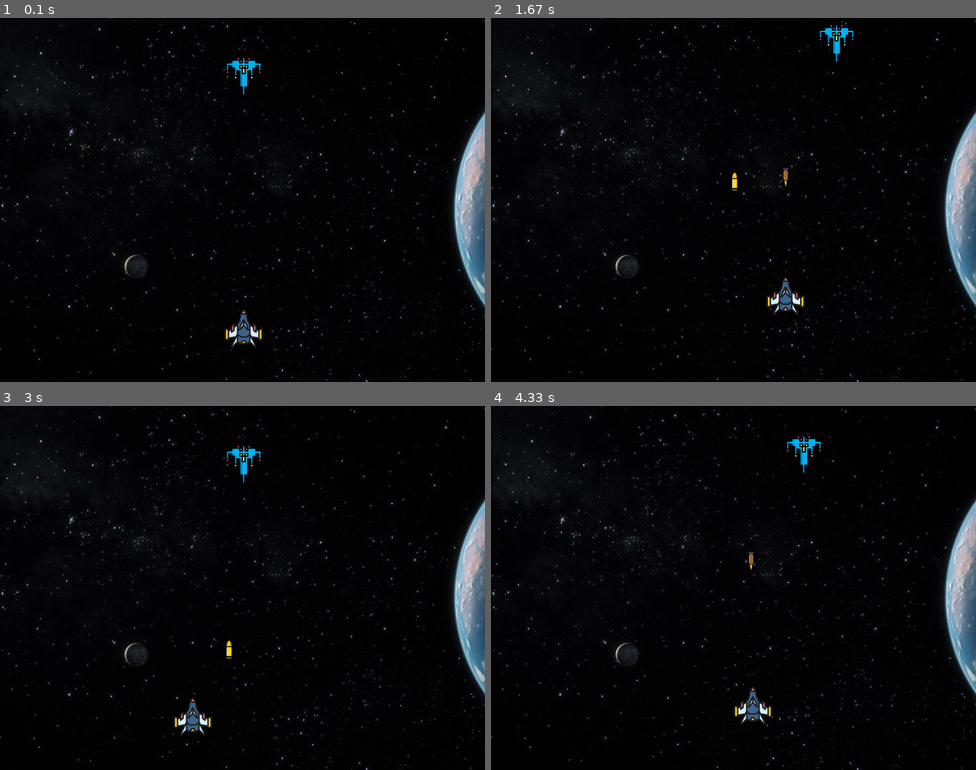
Above: before the commit, frames 1-4 (two rows, left to right).
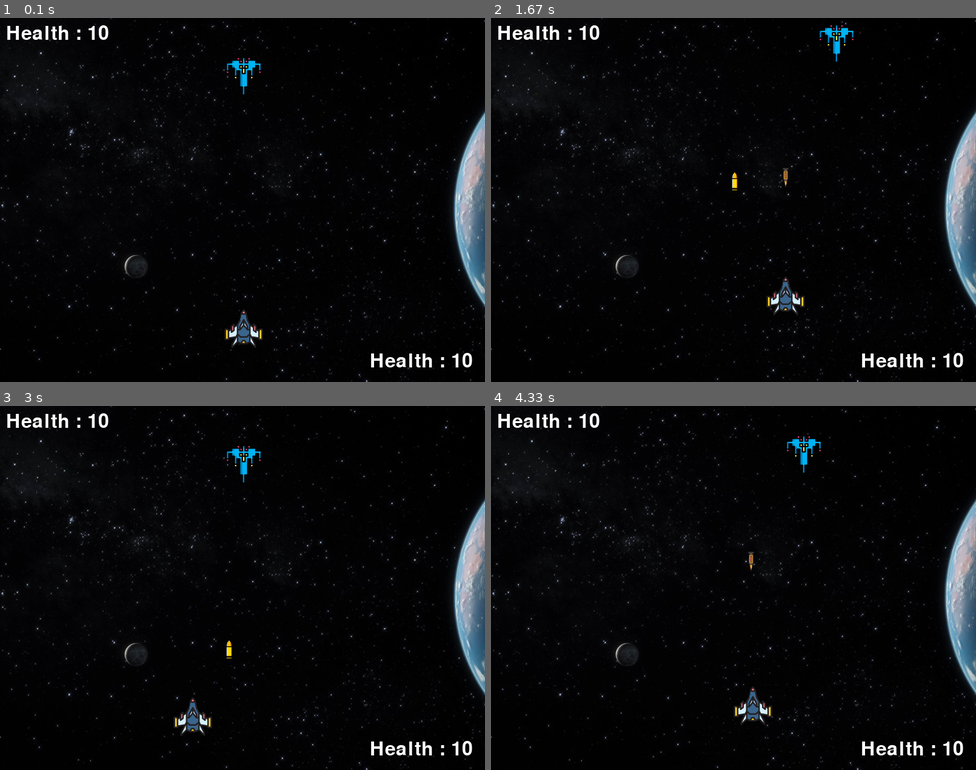
Above: after the commit, the same moments.

Repository: pradhyumnj/Space-Invader-pygame
Game: pygame game, started from main.py
Two runs of this game, one before a commit and one after it. Both use one fixed random seed, a clock stepped at 60 frames per second and the inputs below.
Inputs:
- Up to frame 1 (0.1 s): no input
- Up to frame 2 (1.67 s): hold Right 0.33-0.8 s; hold Up 0.83-1.13 s; hold W 0.83-1.13 s; tap Space at 0.9, 1.23, 1.53 s; tap . at 0.98 s; hold Right 1.17-1.63 s; hold D 1.17-1.63 s
- Up to frame 3 (3 s): hold Left 1.67-2.2 s; hold A 1.67-2.2 s; tap Space at 1.73, 2.03, 2.3, 2.63, 2.93 s; hold Down 2.23-2.53 s; hold S 2.23-2.53 s; tap . at 2.38 s; hold Left 2.57-2.97 s; hold A 2.57-2.97 s
- Up to frame 4 (4.33 s): hold Up 3-3.37 s; hold W 3-3.37 s; tap Space at 3.07, 3.47, 3.77, 4.13 s; hold Right 3.4-4.03 s; hold D 3.4-4.03 s; tap . at 3.55 s; hold Down from 4.07 s (still down); hold S from 4.07 s (still down)

The runs differ from the first frame. In frame 1, 0.7% of the frame differs, in the area x 1-98%, y 2-96%; in frame 2, 0.7%; in frame 3, 0.7%; in frame 4, 0.7%.

Commit message:
Add health

Diff:
--- a/main.py
+++ b/main.py
@@ -1,4 +1,6 @@
 import pygame
+from pygame import mixer
+
 #from pygame.constants import K_LEFT
 
 # Mandatory initialization
@@ -9,6 +11,10 @@
 screenY = 600
 background = pygame.image.load('background.png')
 screen = pygame.display.set_mode((screenX, screenY))
+
+# Set music
+mixer.music.load()
+mixer.music.play(-1)
 
 # Set Window title and icon
 pygame.display.set_caption("Space Invaders")
@@ -22,7 +28,7 @@
 delta = 3
 playerX_change = 0
 playerY_change = 0
-player_score = 0
+player_health = 10
 
 # Initializing Ememy
 enemyImg = pygame.image.load('spaceship2.png')
@@ -30,7 +36,7 @@
 enemyY = 64
 enemyX_change = 0
 enemyY_change = 0
-enemy_score = 0
+enemy_health = 10
 
 # Initializing player bullet
 bulletImg = pygame.image.load('bullet.png')
@@ -63,6 +69,15 @@
     global bullet1_state
     bullet1_state = 'fire'
     screen.blit(bullet1Img, (x+16, y+10))
+
+# Displaying health
+font = pygame.font.Font('freesansbold.ttf',32)
+def p1_health(x = screenX - 190 ,y = screenY - 50):
+    health = font.render(f'Health : {player_health}', True, (255,255,255))
+    screen.blit(health, (x,y))
+def p2_health(x = 10,y = 10):
+    health = font.render(f'Health : {enemy_health}', True, (255,255,255))
+    screen.blit(health, (x,y))
 
 #Game loop
 running = True
@@ -127,8 +142,8 @@
         playerY = 0
     if playerX > screenX - 64:
         playerX = screenX - 64
-    if playerY < 0:
-        playerY = 0
+    if playerY < screenY/2 + 15:
+        playerY = screenY/2 + 15
     if playerY > screenY - 64:
         playerY = screenY - 64
     player(playerX,playerY)
@@ -144,8 +159,8 @@
         enemyX = screenX - 64
     if enemyY < 0:
         enemyY = 0
-    if enemyY > screenY - 64:
-        enemyY = screenY - 64
+    if enemyY > screenY/2 - 64 - 15:
+        enemyY = screenY/2 - 64 - 15
     enemy(enemyX,enemyY)
 
     #Firing
@@ -164,8 +179,12 @@
 
     if ((bulletX-enemyX)**2 + (bulletY-enemyY)**2)**0.5 < 30:
         bullet_state = 'ready'
-        player_score += 1
+        enemy_health -= 1
     if ((bullet1X-playerX)**2 + (bullet1Y-playerY)**2)**0.5 < 30:
         bullet1_state = 'ready'
-        enemy_score += 1
+        player_health -= 1
+
+    p1_health()
+    p2_health()
+
     pygame.display.update()
